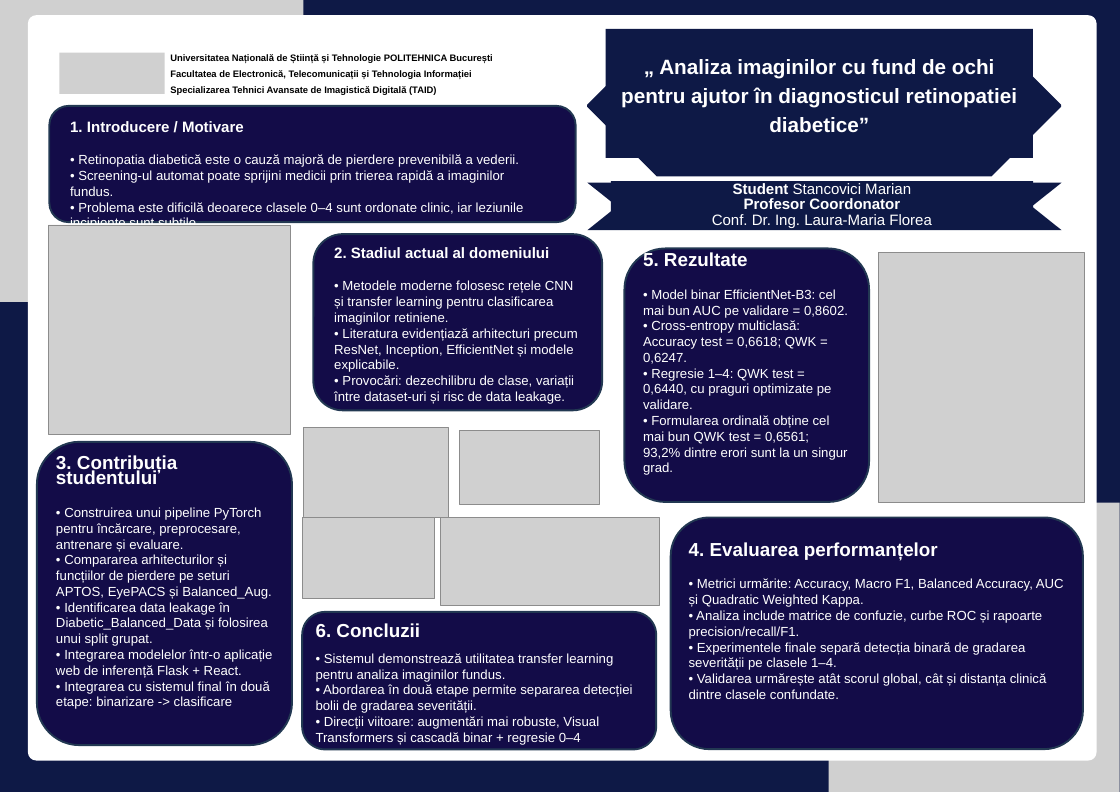
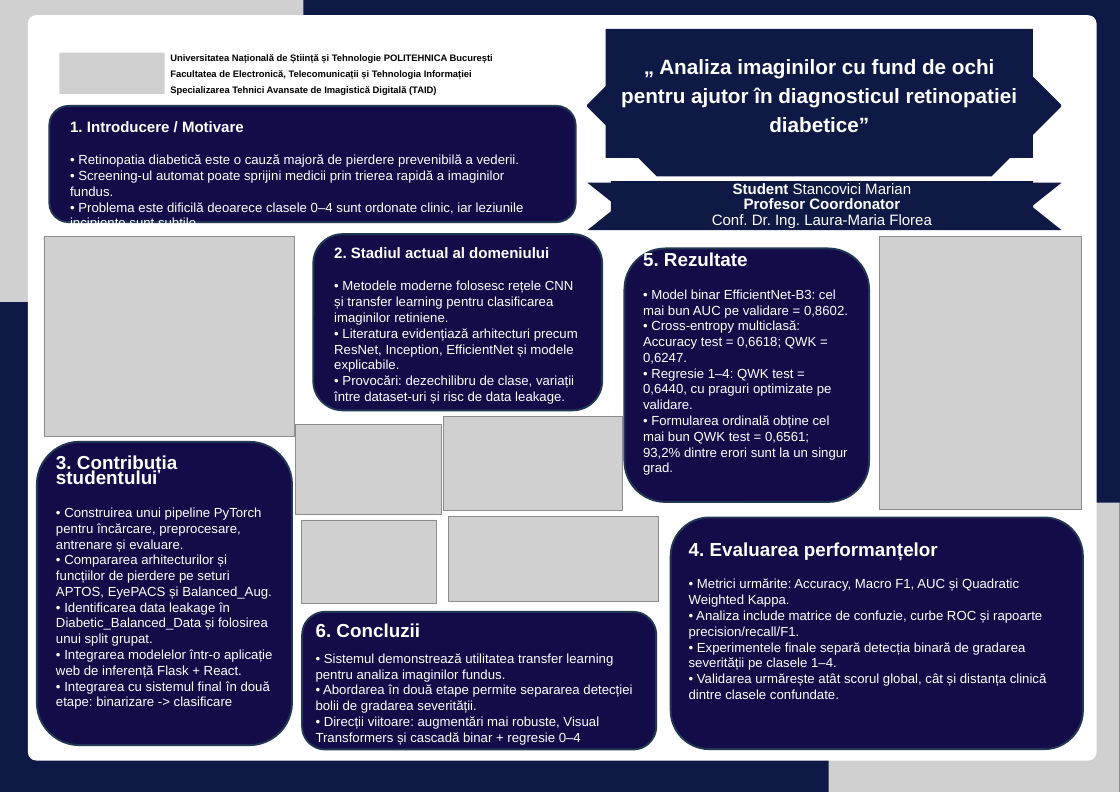
Before and after one commit to MarianS29/Diabetic-Retinopathy-Classifier, a slide deck: slide 1 of Poster_Disertatie_Retinopatie_Diabetica.pptx. Drawn at 1120x792 pixels with LibreOffice and Linux fonts; fonts in the diff are those of the drawing; grey boxes stand for pictures. Boxes give left, top, right and bottom in pixels: in the first picture for what was removed or moved away, otherwise in the second. Text is boxed around its words. In the diff, an @@ line names an element or a change of style, - is before the commit and + after.

```diff
--- a/Poster_Disertatie_Retinopatie_Diabetica.pptx
+++ b/Poster_Disertatie_Retinopatie_Diabetica.pptx
@@ picture: place and size @@
-picture at [48, 225, 290, 434]
+picture at [44, 236, 294, 436]
@@ picture: place and size @@
-picture at [879, 253, 1085, 503]
+picture at [879, 236, 1081, 510]
@@ picture: place and size @@
-picture at [459, 430, 599, 505]
+picture at [443, 417, 622, 511]
@@ picture: place and size @@
-picture at [304, 428, 448, 517]
+picture at [295, 424, 441, 514]
@@ picture: place and size @@
-picture at [303, 517, 435, 599]
+picture at [302, 520, 436, 604]
@@ picture: place and size @@
-picture at [440, 518, 659, 606]
+picture at [449, 517, 659, 601]
@@ text in rounded rectangle at [689, 578, 1019, 607]: text changed @@
-• Metrici urmărite: Accuracy, Macro F1, Balanced Accuracy, AUC și Quadratic Weighted Kappa.
+• Metrici urmărite: Accuracy, Macro F1, AUC și Quadratic Weighted Kappa.
```
Also in this commit, not shown: 24 other files.
